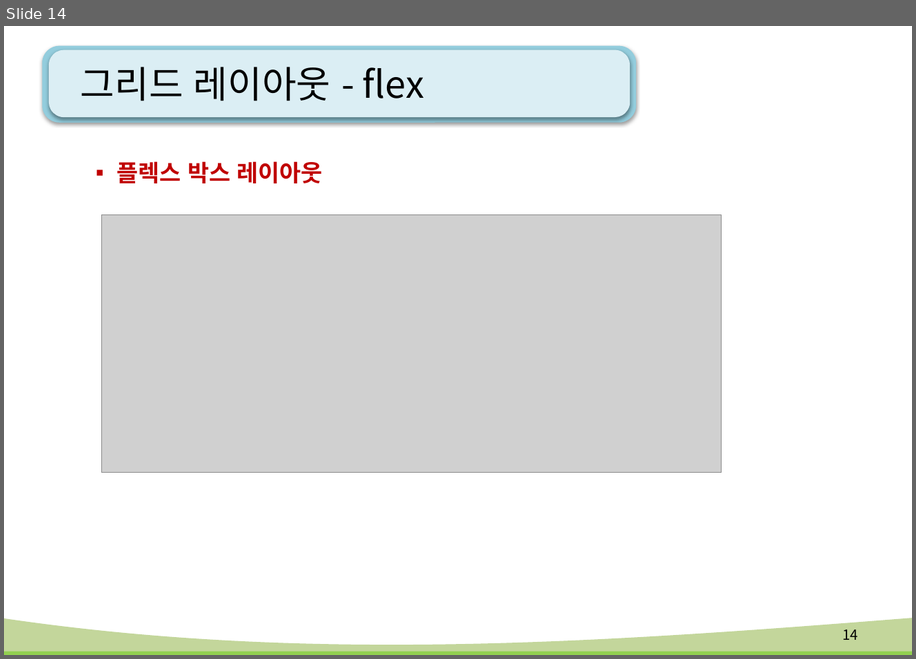
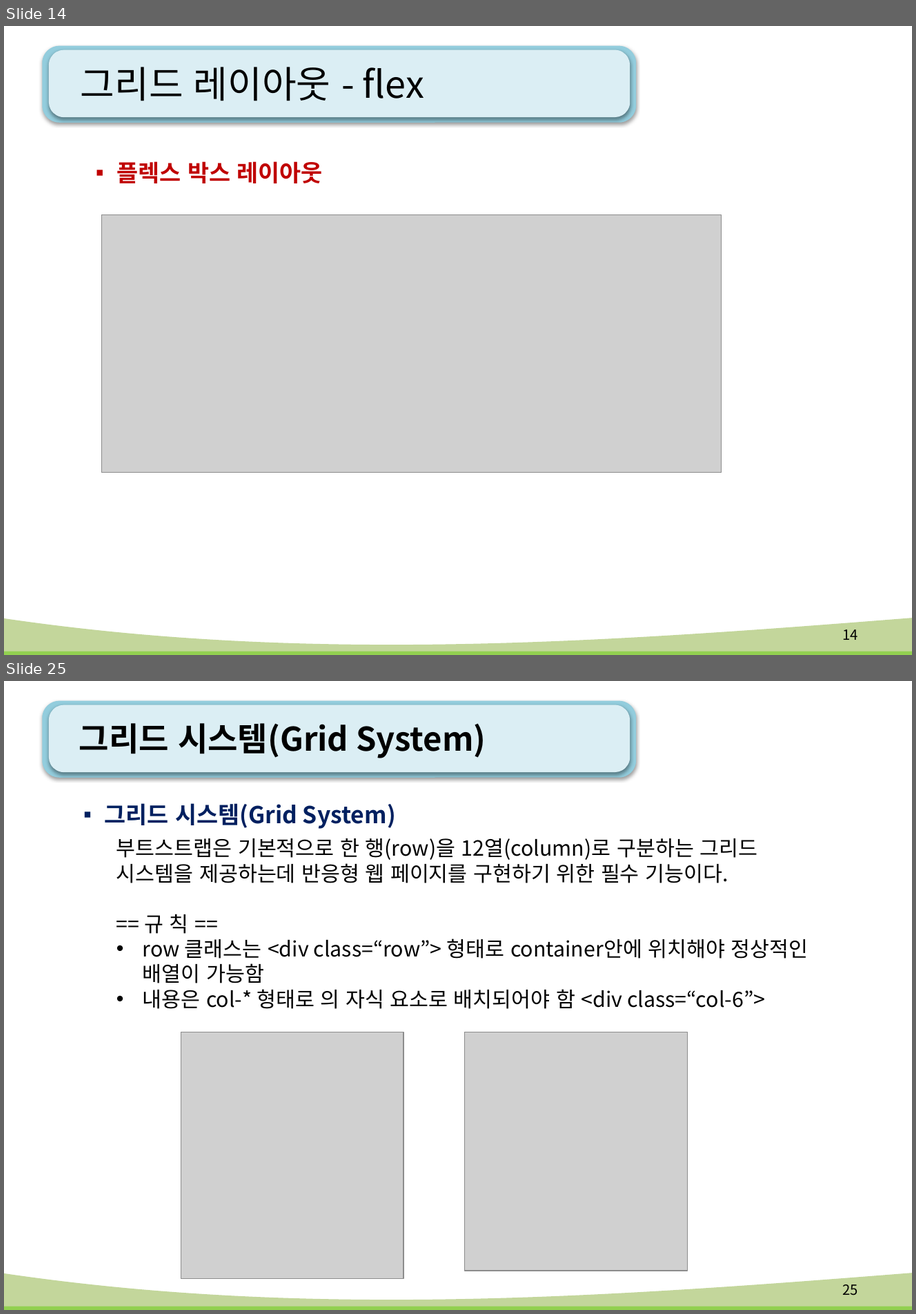
Before and after one commit to kiyongee2/green_project_web, a slide deck: html-css_ppt/12강. flex(플렉스).pptx. Shown one above the other, each under a label of ours: slide 14 before the commit, slides 14 and 25 after it; the slides between them are not shown. The pictures are 916x659 and 916x1314 pixels, drawn with LibreOffice and Linux fonts; fonts in the diff are those of the drawing; grey boxes stand for pictures; background and template pictures are left out. Boxes give left, top, right and bottom in pixels: in the first picture for what was removed or moved away, otherwise in the second. Text is boxed around its words. In the diff, an @@ line names an element or a change of style, - is before the commit and + after.

```diff
--- a/html-css_ppt/12강. flex(플렉스).pptx
+++ b/html-css_ppt/12강. flex(플렉스).pptx
@@ slide 25 added at <box>4,681,912,1310</box>, background #FFFFFF; not listed: 4 template elements that a slide beside it also shows @@
@@ title added at <box>79,723,486,758</box>, 28 pt, text #000000, bold @@
+그리드 시스템(Grid System)
@@ text added at <box>104,803,396,829</box>, 20 pt, text #002060, bold @@
+▪ 그리드 시스템(Grid System)
@@ text added at <box>116,838,809,1009</box>, 18 pt, text #000000 @@
+부트스트랩은 기본적으로 한 행(row)을 12열(column)로 구분하는 그리드 시스템을 제공하는데 반응형 웹 페이지를 구현하기 위한 필수 기능이다.
+== 규 칙 ==
+• row 클래스는 <div class=“row”> 형태로 container안에 위치해야 정상적인 배열이 가능함
+• 내용은 col-* 형태로 의 자식 요소로 배치되어야 함 <div class=“col-6”>
@@ picture added at <box>181,1032,404,1279</box> @@
@@ picture added at <box>465,1032,688,1270</box> @@
@@ page number added at <box>843,1284,858,1295</box>, 12 pt, text #000000 @@
+25
```
Also in this commit, not shown: 1 slide changed, 19 other slides added, 57 other files.
